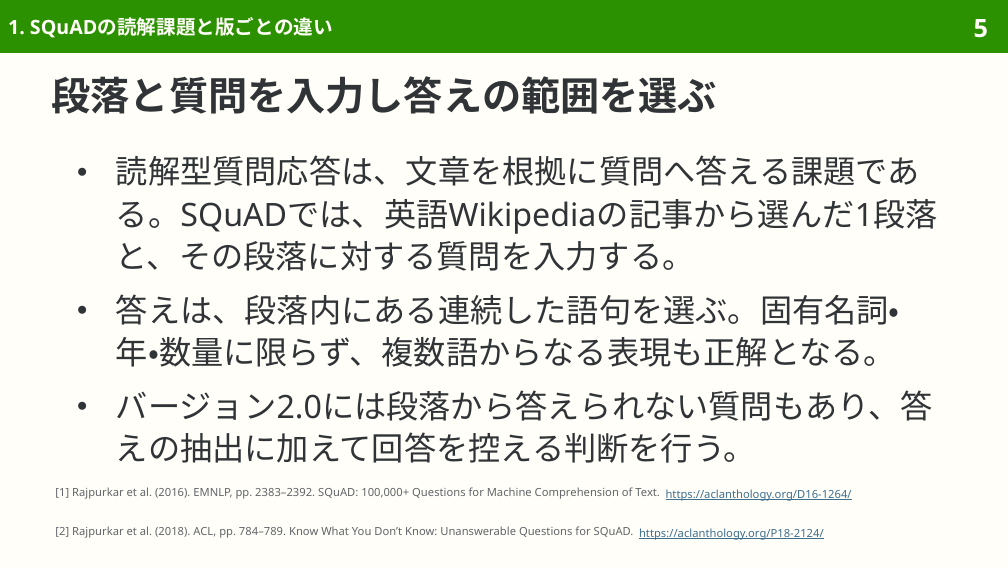
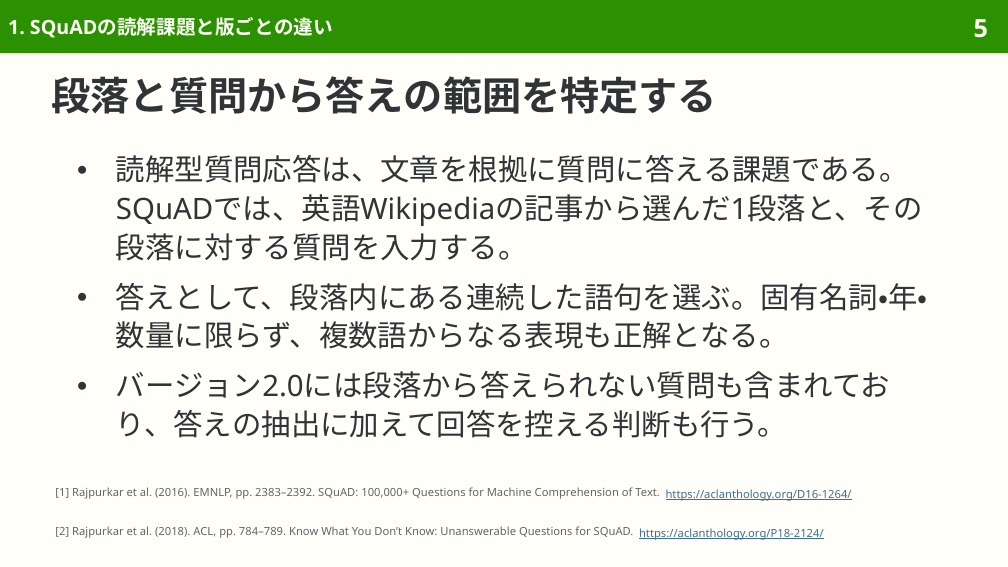
Before and after one commit to sasakiy84/datasets-in-10-minutes, a slide deck: slide 5 of slides/datasets-in-10-minutes-squad.pptx. Drawn at 1008x567 pixels with LibreOffice and Linux fonts; fonts in the diff are those of the drawing. Boxes give left, top, right and bottom in pixels: in the first picture for what was removed or moved away, otherwise in the second. Text is boxed around its words. In the diff, an @@ line names an element or a change of style, - is before the commit and + after.

```diff
--- a/slides/datasets-in-10-minutes-squad.pptx
+++ b/slides/datasets-in-10-minutes-squad.pptx
@@ title at <box>52,76,717,114</box>: text changed @@
-段落と質問を入力し答えの範囲を選ぶ
+段落と質問から答えの範囲を特定する
@@ text at <box>116,155,928,438</box>: text changed; size 23 to 21 pt @@
-● 読解型質問応答は、文章を根拠に質問へ答える課題である。SQuADでは、英語Wikipediaの記事から選んだ1段落と、その段落に対する質問を入力する。
-● 答えは、段落内にある連続した語句を選ぶ。固有名詞・年・数量に限らず、複数語からなる表現も正解となる。
-● バージョン2.0には段落から答えられない質問もあり、答えの抽出に加えて回答を控える判断を行う。
+● 読解型質問応答は、文章を根拠に質問に答える課題である。SQuADでは、英語Wikipediaの記事から選んだ1段落と、その段落に対する質問を入力する。
+● 答えとして、段落内にある連続した語句を選ぶ。固有名詞・年・数量に限らず、複数語からなる表現も正解となる。
+● バージョン2.0には段落から答えられない質問も含まれており、答えの抽出に加えて回答を控える判断も行う。
```
Also in this commit, not shown: 20 other slides changed, 7 other files.
